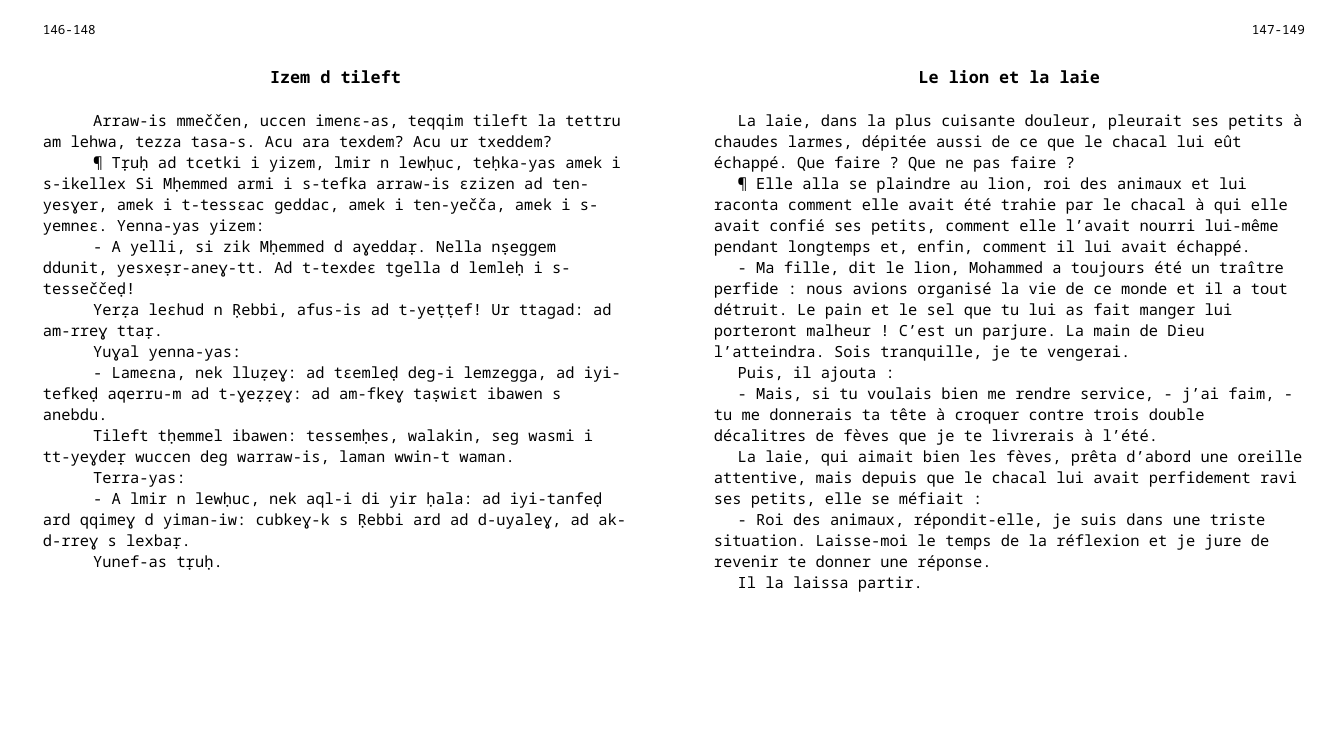
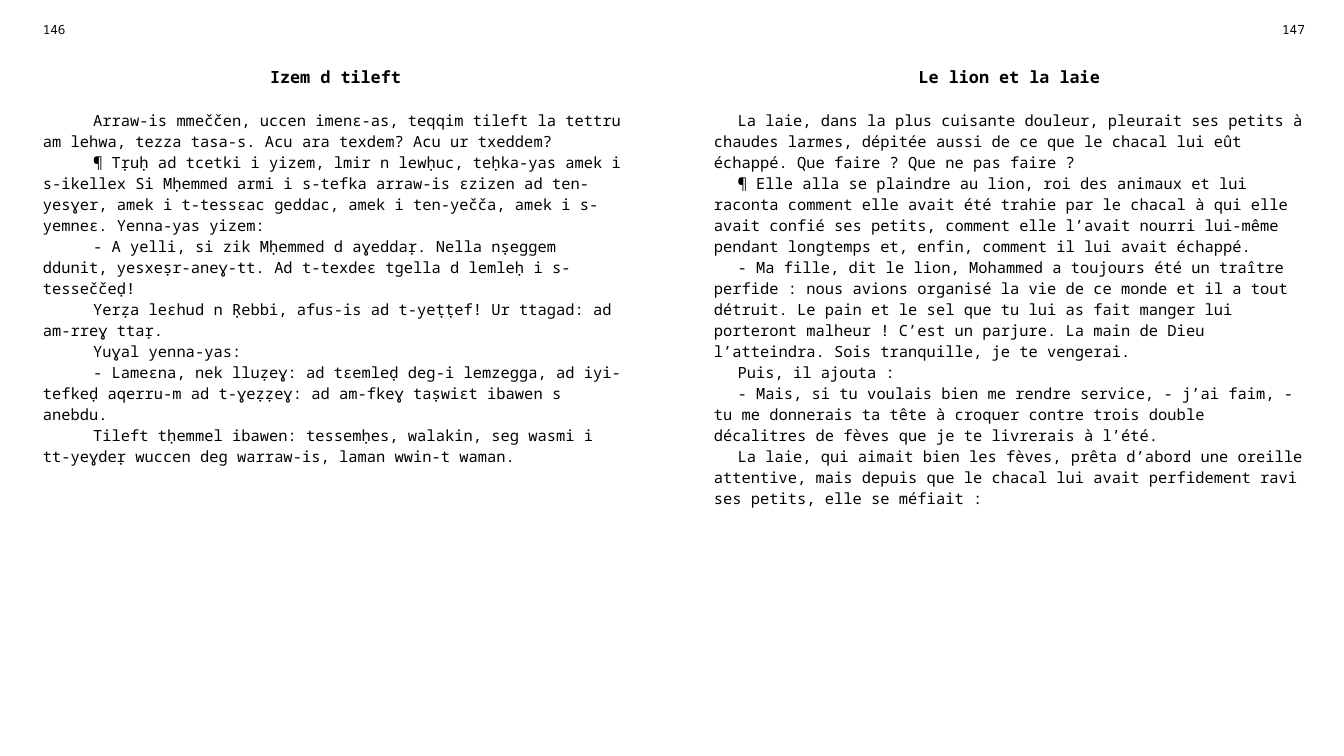
Before and after one commit to sferhah/tamacahut_n_wuccen, a slide deck: slide 69 of Uccen.ConsoleApp/uccen.pptx. Drawn at 1344x756 pixels with LibreOffice and Linux fonts; fonts in the diff are those of the drawing. Boxes give left, top, right and bottom in pixels: in the first picture for what was removed or moved away, otherwise in the second. Text is boxed around its words. In the diff, an @@ line names an element or a change of style, - is before the commit and + after.

Commit message:
-m

```diff
--- a/Uccen.ConsoleApp/uccen.pptx
+++ b/Uccen.ConsoleApp/uccen.pptx
@@ table at (x1=32, y1=16, x2=1315, y2=729) @@
-row 1, column 1: 146-148
+row 1, column 1: 146
-row 1, column 3: 147-149
+row 1, column 3: 147
-row 3, column 1: Arraw-is mmeččen, uccen imenɛ-as, teqqim tileft la tettru am lehwa, tezza tasa-s. Acu ara texdem? Acu ur txeddem? / ¶ Tṛuḥ ad tcetki i yizem, lmir n lewḥuc, teḥka-yas amek i s-ikellex Si Mḥemmed armi i s-tefka arraw-is ɛzizen ad ten-yesɣer, amek i t-tessɛac geddac, amek i ten-yečča, amek i s-yemneɛ. Yenna-yas yizem: / - A yelli, si zik Mḥemmed d aɣeddaṛ. Nella nṣeggem ddunit, yesxeṣr-aneɣ-tt. Ad t-texdeɛ tgella d lemleḥ i s-tesseččeḍ! / Yerẓa leɛhud n Ṛebbi, afus-is ad t-yeṭṭef! Ur ttagad: ad am-rreɣ ttaṛ. / Yuɣal yenna-yas: / - Lameɛna, nek lluẓeɣ: ad tɛemleḍ deg-i lemzegga, ad iyi-tefkeḍ aqerru-m ad t-ɣeẓẓeɣ: ad am-fkeɣ taṣwiɛt ibawen s anebdu. / Tileft tḥemmel ibawen: tessemḥes, walakin, seg wasmi i tt-yeɣdeṛ wuccen deg warraw-is, laman wwin-t waman. / Terra-yas: / - A lmir n lewḥuc, nek aql-i di yir ḥala: ad iyi-tanfeḍ ard qqimeɣ d yiman-iw: cubkeɣ-k s Ṛebbi ard ad d-uyaleɣ, ad ak-d-rreɣ s lexbaṛ. / Yunef-as tṛuḥ.
+row 3, column 1: Arraw-is mmeččen, uccen imenɛ-as, teqqim tileft la tettru am lehwa, tezza tasa-s. Acu ara texdem? Acu ur txeddem? / ¶ Tṛuḥ ad tcetki i yizem, lmir n lewḥuc, teḥka-yas amek i s-ikellex Si Mḥemmed armi i s-tefka arraw-is ɛzizen ad ten-yesɣer, amek i t-tessɛac geddac, amek i ten-yečča, amek i s-yemneɛ. Yenna-yas yizem: / - A yelli, si zik Mḥemmed d aɣeddaṛ. Nella nṣeggem ddunit, yesxeṣr-aneɣ-tt. Ad t-texdeɛ tgella d lemleḥ i s-tesseččeḍ! / Yerẓa leɛhud n Ṛebbi, afus-is ad t-yeṭṭef! Ur ttagad: ad am-rreɣ ttaṛ. / Yuɣal yenna-yas: / - Lameɛna, nek lluẓeɣ: ad tɛemleḍ deg-i lemzegga, ad iyi-tefkeḍ aqerru-m ad t-ɣeẓẓeɣ: ad am-fkeɣ taṣwiɛt ibawen s anebdu. / Tileft tḥemmel ibawen: tessemḥes, walakin, seg wasmi i tt-yeɣdeṛ wuccen deg warraw-is, laman wwin-t waman.
-row 3, column 3: La laie, dans la plus cuisante douleur, pleurait ses petits à chaudes larmes, dépitée aussi de ce que le chacal lui eût échappé. Que faire ? Que ne pas faire ? / ¶ Elle alla se plaindre au lion, roi des animaux et lui raconta comment elle avait été trahie par le chacal à qui elle avait confié ses petits, comment elle l’avait nourri lui-même pendant longtemps et, enfin, comment il lui avait échappé. / - Ma fille, dit le lion, Mohammed a toujours été un traître perfide : nous avions organisé la vie de ce monde et il a tout détruit. Le pain et le sel que tu lui as fait manger lui porteront malheur ! C’est un parjure. La main de Dieu l’atteindra. Sois tranquille, je te vengerai. / Puis, il ajouta : / - Mais, si tu voulais bien me rendre service, - j’ai faim, - tu me donnerais ta tête à croquer contre trois double décalitres de fèves que je te livrerais à l’été. / La laie, qui aimait bien les fèves, prêta d’abord une oreille attentive, mais depuis que le chacal lui avait perfidement ravi ses petits, elle se méfiait : / - Roi des animaux, répondit-elle, je suis dans une triste situation. Laisse-moi le temps de la réflexion et je jure de revenir te donner une réponse. / Il la laissa partir.
+row 3, column 3: La laie, dans la plus cuisante douleur, pleurait ses petits à chaudes larmes, dépitée aussi de ce que le chacal lui eût échappé. Que faire ? Que ne pas faire ? / ¶ Elle alla se plaindre au lion, roi des animaux et lui raconta comment elle avait été trahie par le chacal à qui elle avait confié ses petits, comment elle l’avait nourri lui-même pendant longtemps et, enfin, comment il lui avait échappé. / - Ma fille, dit le lion, Mohammed a toujours été un traître perfide : nous avions organisé la vie de ce monde et il a tout détruit. Le pain et le sel que tu lui as fait manger lui porteront malheur ! C’est un parjure. La main de Dieu l’atteindra. Sois tranquille, je te vengerai. / Puis, il ajouta : / - Mais, si tu voulais bien me rendre service, - j’ai faim, - tu me donnerais ta tête à croquer contre trois double décalitres de fèves que je te livrerais à l’été. / La laie, qui aimait bien les fèves, prêta d’abord une oreille attentive, mais depuis que le chacal lui avait perfidement ravi ses petits, elle se méfiait :
```
Also in this commit, not shown: 1 slide added.
